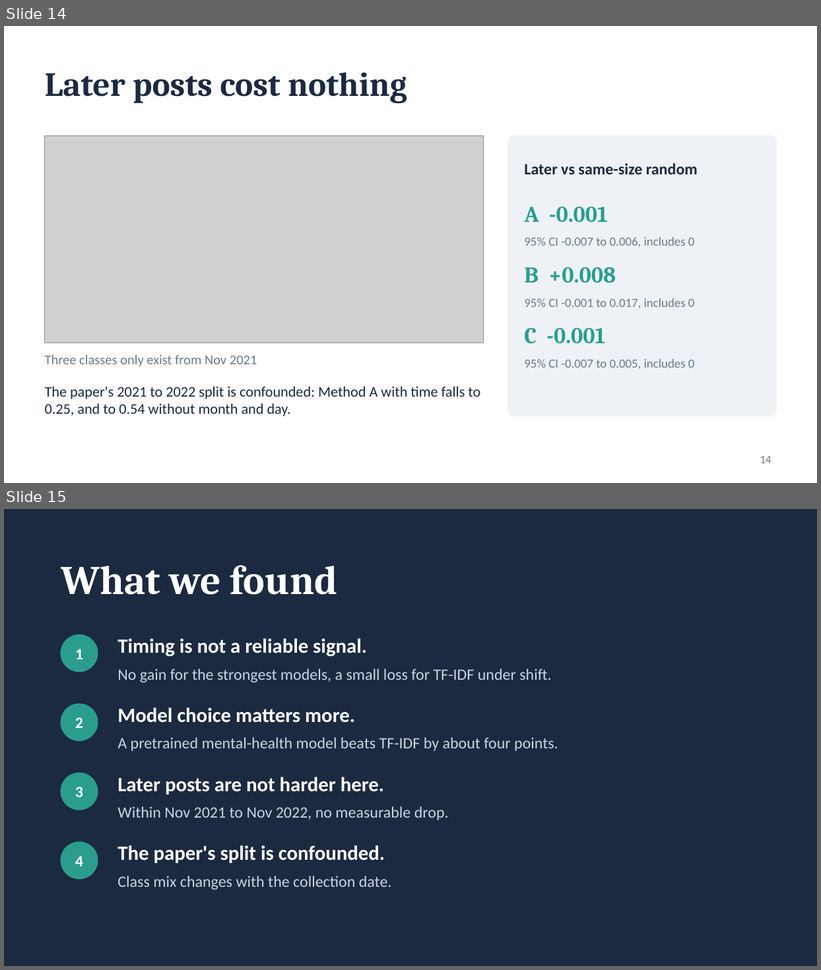
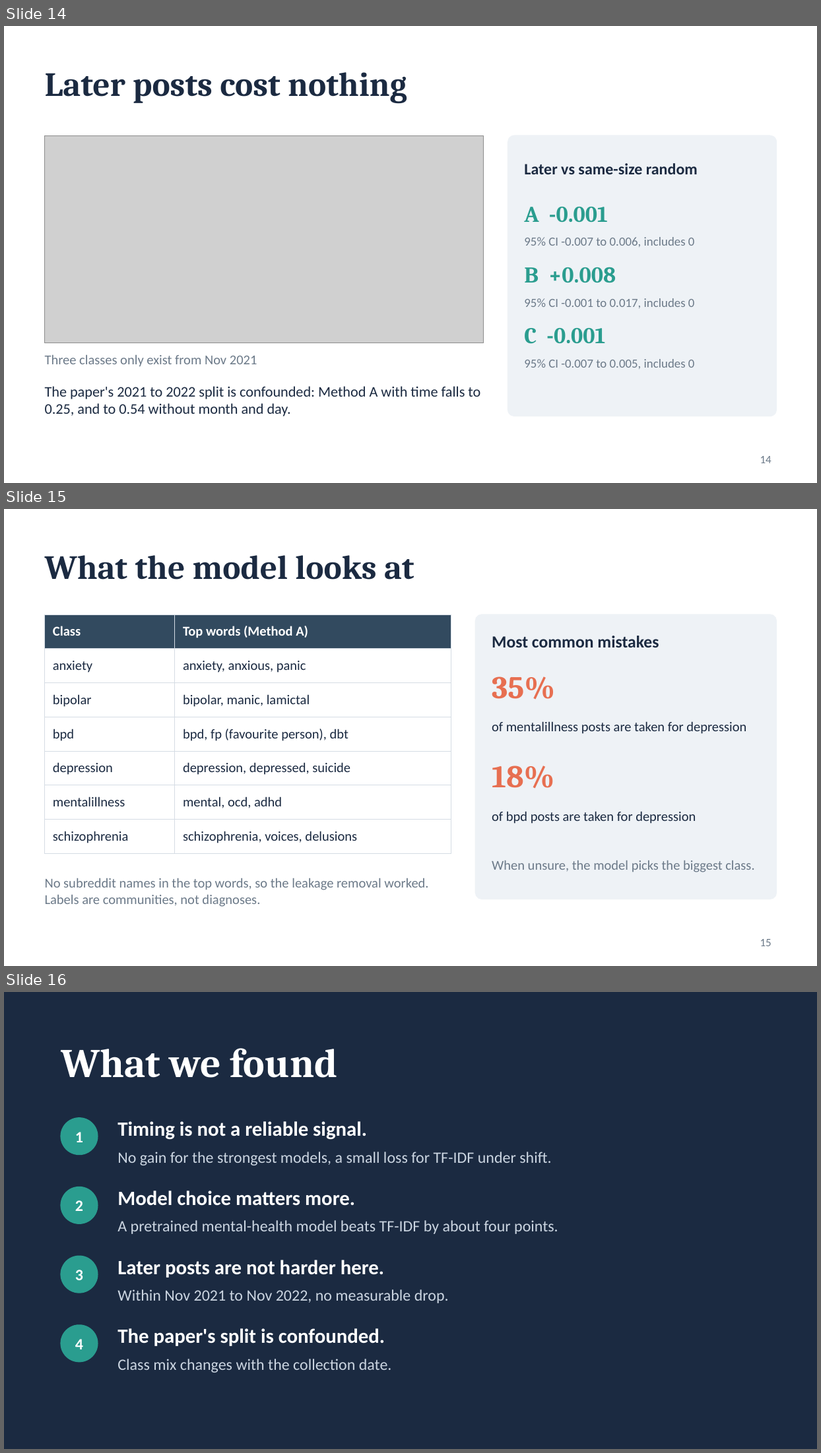
Before and after one commit to Abhinavxox/reddit-mental-health-timing, a slide deck: slides/Phase1_Timing_Matters.pptx. Shown one above the other, each under a label of ours: slides 14 and 15 before the commit, slides 14, 15 and 16 after it. The pictures are 821x970 and 821x1453 pixels, drawn with LibreOffice and Linux fonts; fonts in the diff are those of the drawing; grey boxes stand for pictures. Boxes give left, top, right and bottom in pixels: in the first picture for what was removed or moved away, otherwise in the second. Text is boxed around its words. In the diff, an @@ line names an element or a change of style, - is before the commit and + after.

Commit message:
Add 'What the model looks at' slide from Zohaib's write-up

```diff
--- a/slides/Phase1_Timing_Matters.pptx
+++ b/slides/Phase1_Timing_Matters.pptx
@@ slide 15 added at box(4, 509, 817, 966), background #FFFFFF @@
@@ title added at box(45, 555, 415, 580), 30 pt, text #1B2A41, bold @@
+What the model looks at
@@ table added at box(45, 615, 451, 846), 7 rows, 2 columns @@
+Class | Top words (Method A)
+anxiety | anxiety, anxious, panic
+bipolar | bipolar, manic, lamictal
+bpd | bpd, fp (favourite person), dbt
+depression | depression, depressed, suicide
+mentalillness | mental, ocd, adhd
+schizophrenia | schizophrenia, voices, delusions
@@ rounded rectangle added at box(476, 615, 776, 899), fill #EEF2F6, outline #EEF2F6 1 pt @@
@@ text added at box(492, 636, 659, 648), 15 pt, text #1B2A41, bold @@
+Most common mistakes
@@ text added at box(492, 677, 555, 699), 28 pt, text #E76F51, bold @@
+35%
@@ text added at box(492, 722, 746, 734), 12 pt, text #1B2A41 @@
+of mentalillness posts are taken for depression
@@ text added at box(492, 766, 554, 788), 28 pt, text #E76F51, bold @@
+18%
@@ text added at box(492, 811, 696, 824), 12 pt, text #1B2A41 @@
+of bpd posts are taken for depression
@@ text added at box(492, 861, 754, 873), 12 pt, text #6C7A89 @@
+When unsure, the model picks the biggest class.
@@ text added at box(45, 879, 428, 907), 12 pt, text #6C7A89 @@
+No subreddit names in the top words, so the leakage removal worked. Labels are communities, not diagnoses.
@@ page number added at box(760, 939, 772, 947), 10 pt, text #6C7A89 @@
+15
@@ what was slide 15 is now slide 16 @@
```
Also in this commit, not shown: 1 other file.
